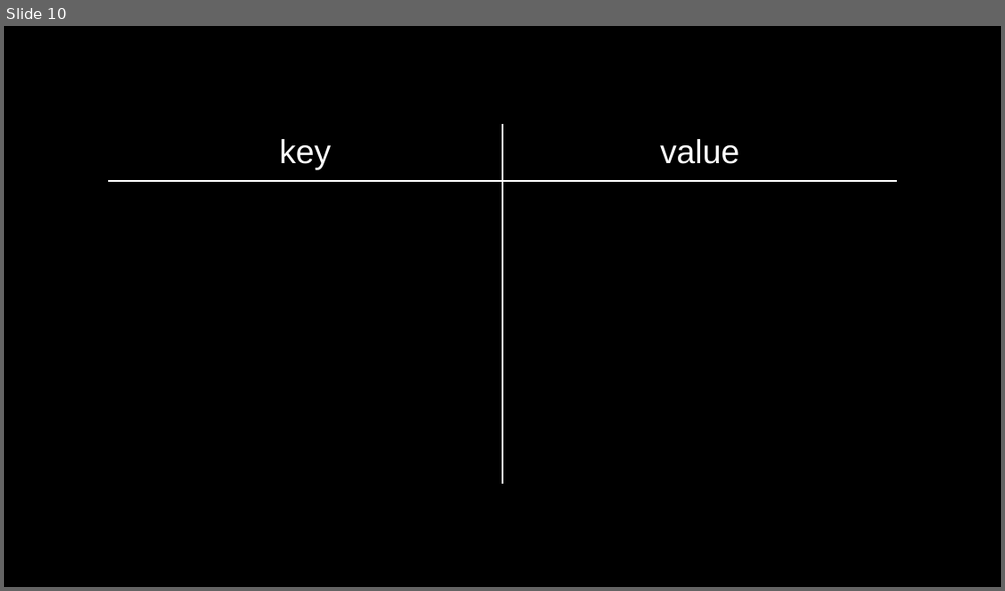
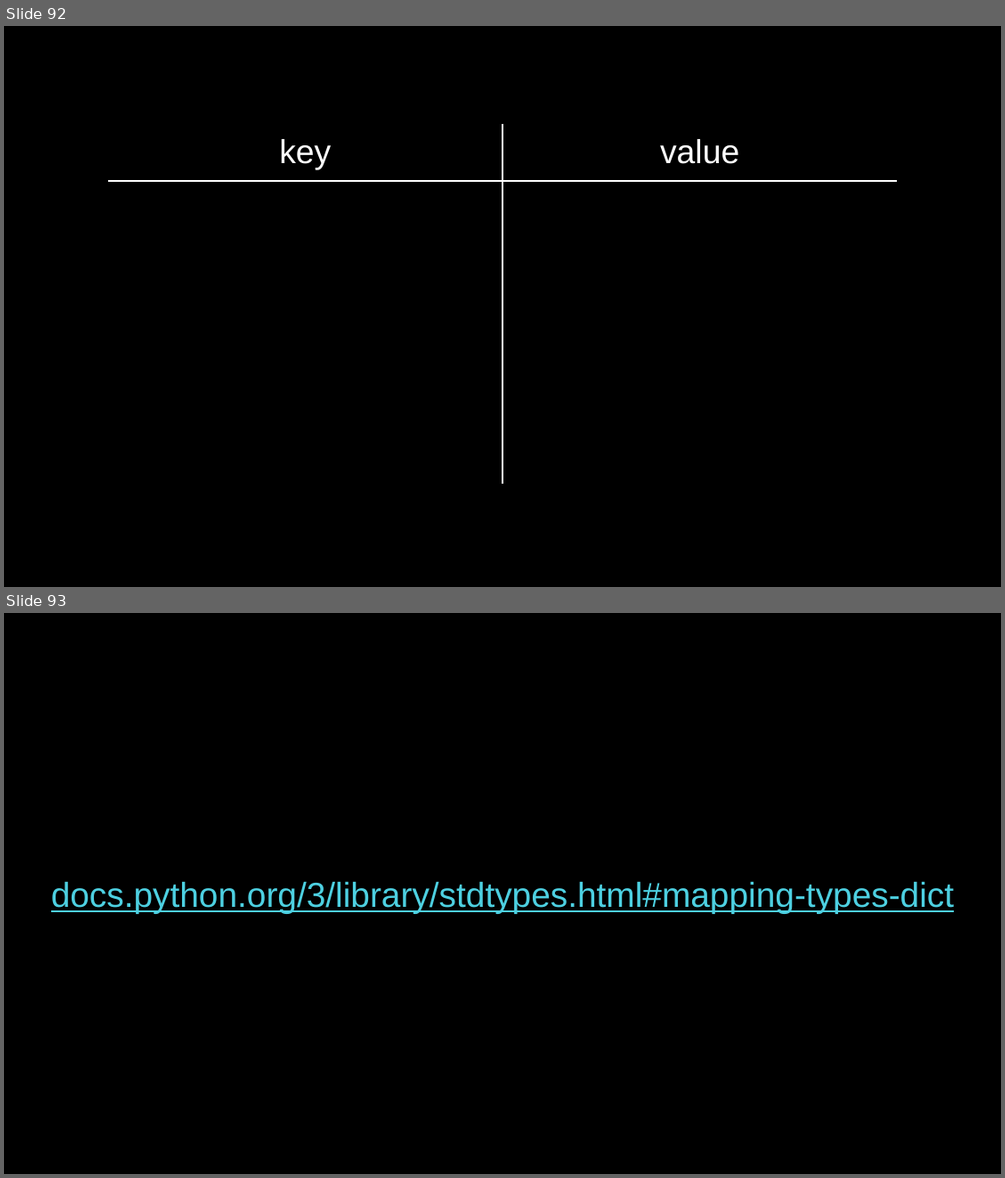
Before and after one commit to SQ4007-2025/website, a slide deck: lectures/slides_7.pptx. Shown one above the other, each under a label of ours: slide 10 before the commit, slides 92 and 93 after it. The pictures are 1005x591 and 1005x1178 pixels, drawn with LibreOffice and Linux fonts; fonts in the diff are those of the drawing. Boxes give left, top, right and bottom in pixels: in the first picture for what was removed or moved away, otherwise in the second. Text is boxed around its words. In the diff, an @@ line names an element or a change of style, - is before the commit and + after.

```diff
--- a/lectures/slides_7.pptx
+++ b/lectures/slides_7.pptx
@@ slide 93 added at (4,613,1001,1174), background #000000 @@
@@ title added at (51,881,954,913), 25 pt, text #4DD0E1, underline @@
+docs.python.org/3/library/stdtypes.html#mapping-types-dict
@@ what was slide 10 is now slide 92 @@
```
Also in this commit, not shown: 1 slide changed, 92 other slides added, 88 slides removed, 8 other files.
